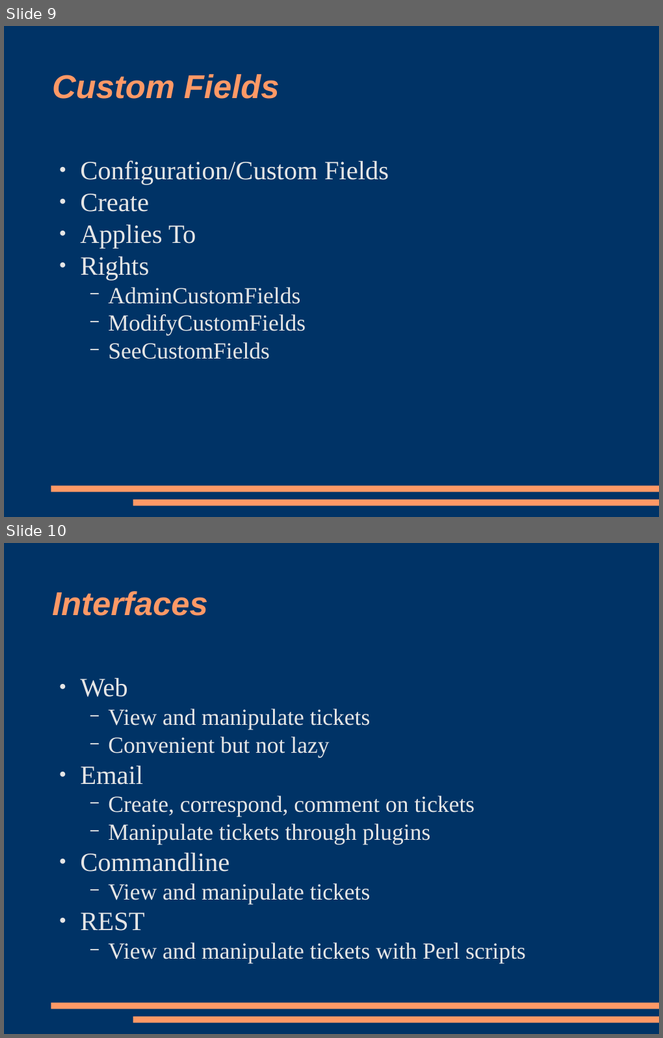
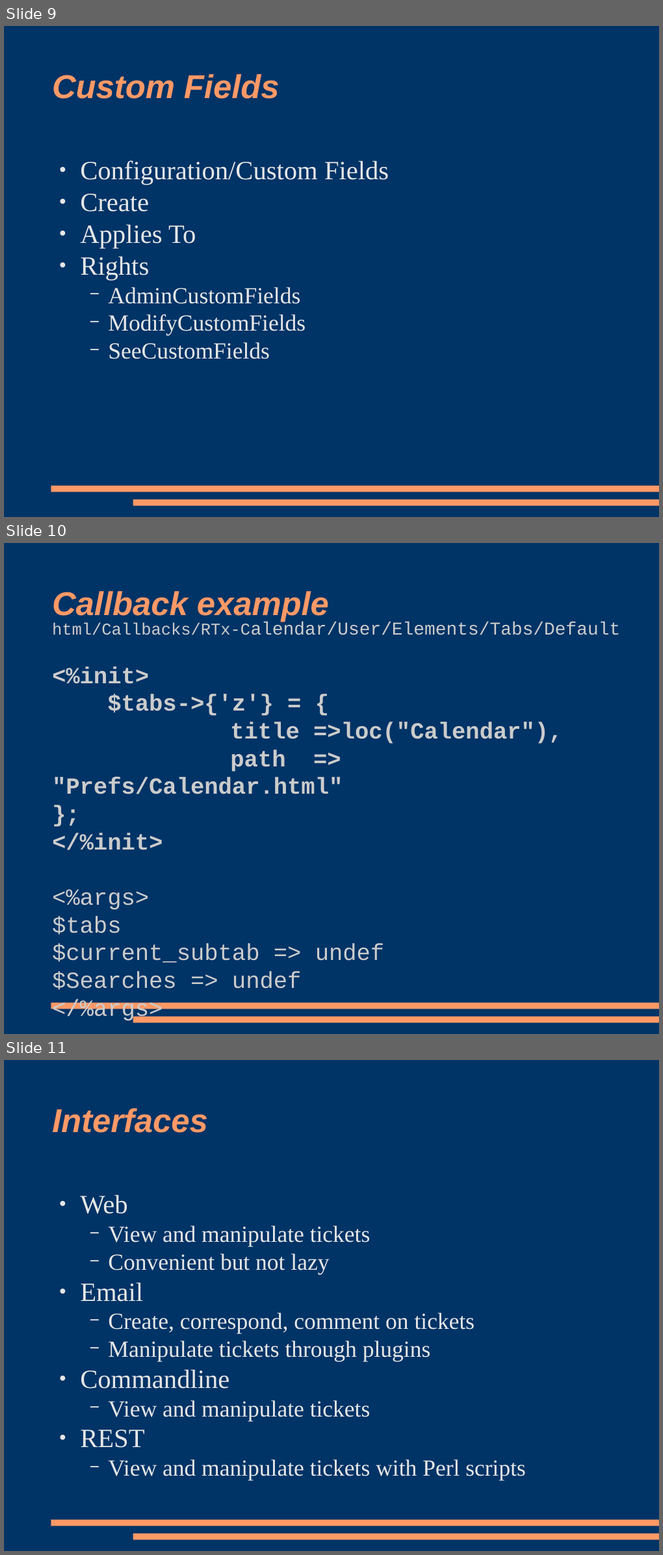
Before and after one commit to racke/Presentations, a slide deck: yapc2009/rt38.odp. Shown one above the other, each under a label of ours: slides 9 and 10 before the commit, slides 9, 10 and 11 after it. The pictures are 663x1038 and 663x1555 pixels, drawn with LibreOffice and Linux fonts; fonts in the diff are those of the drawing. Boxes give left, top, right and bottom in pixels: in the first picture for what was removed or moved away, otherwise in the second. Text is boxed around its words. In the diff, an @@ line names an element or a change of style, - is before the commit and + after.

```diff
--- a/yapc2009/rt38.odp
+++ b/yapc2009/rt38.odp
@@ slide 10 added at [4,543,659,1034], background #003366; not listed: 2 template elements that a slide beside it also shows @@
@@ title added at [52,591,329,622], 40 pt, text #FF9966, bold, italic @@
+Callback example
@@ subtitle added at [52,622,621,1023], 28 pt, text #CCCCCC @@
+html/Callbacks/RTx-Calendar/User/Elements/Tabs/Default
+<%init>
+$tabs->{'z'} = {
+title =>loc("Calendar"),
+path => "Prefs/Calendar.html"
+};
+</%init>
+<%args>
+$tabs
+$current_subtab => undef
+$Searches => undef
+</%args>
@@ what was slide 10 is now slide 11 @@
```
Also in this commit, not shown: 2 slides changed, 1 other file.
